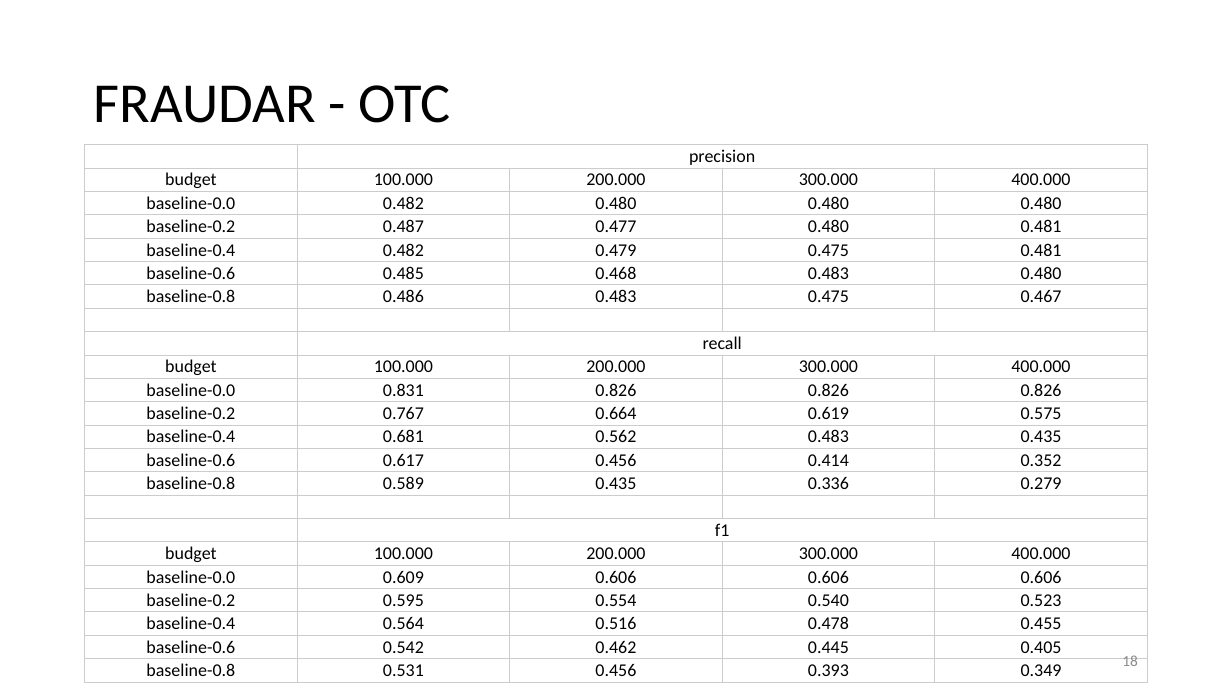
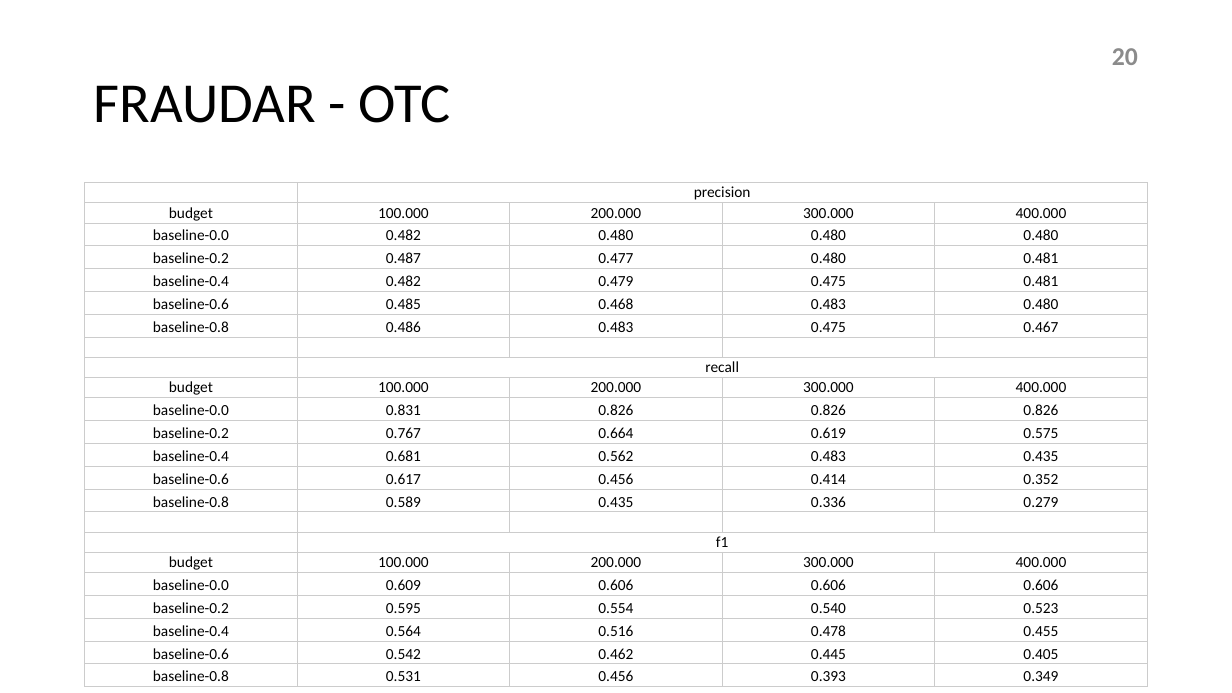
Before and after one commit to hellokayas/Sockfarm-Project, a slide deck: slide 20 of resources/sockfarm.pptx (slide 18 before the commit). Drawn at 1232x693 pixels with LibreOffice and Linux fonts; fonts in the diff are those of the drawing. Boxes give left, top, right and bottom in pixels: in the first picture for what was removed or moved away, otherwise in the second. Text is boxed around its words. In the diff, an @@ line names an element or a change of style, - is before the commit and + after.

```diff
--- a/resources/sockfarm.pptx
+++ b/resources/sockfarm.pptx
@@ page number added at (1112,48,1138,65), 20 pt, text #8C8C8C, bold @@
+20
@@ table at (85,182,1148,685) @@
@@ size 14 to 12 pt @@
@@ table: place and size @@
-table at (85,145,1148,680)
+table at (85,182,1148,685)
@@ page number removed at (1122,655,1138,666) @@
-18
```
Also in this commit, not shown: 23 other slides changed, 3 slides added.
